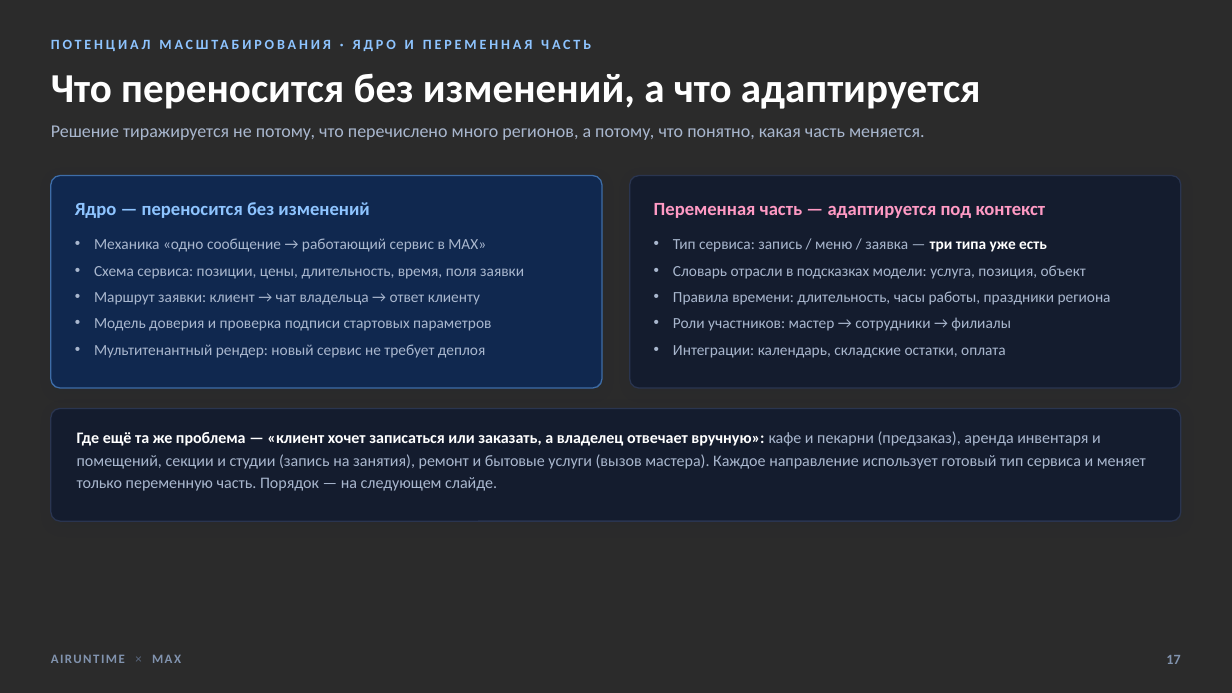
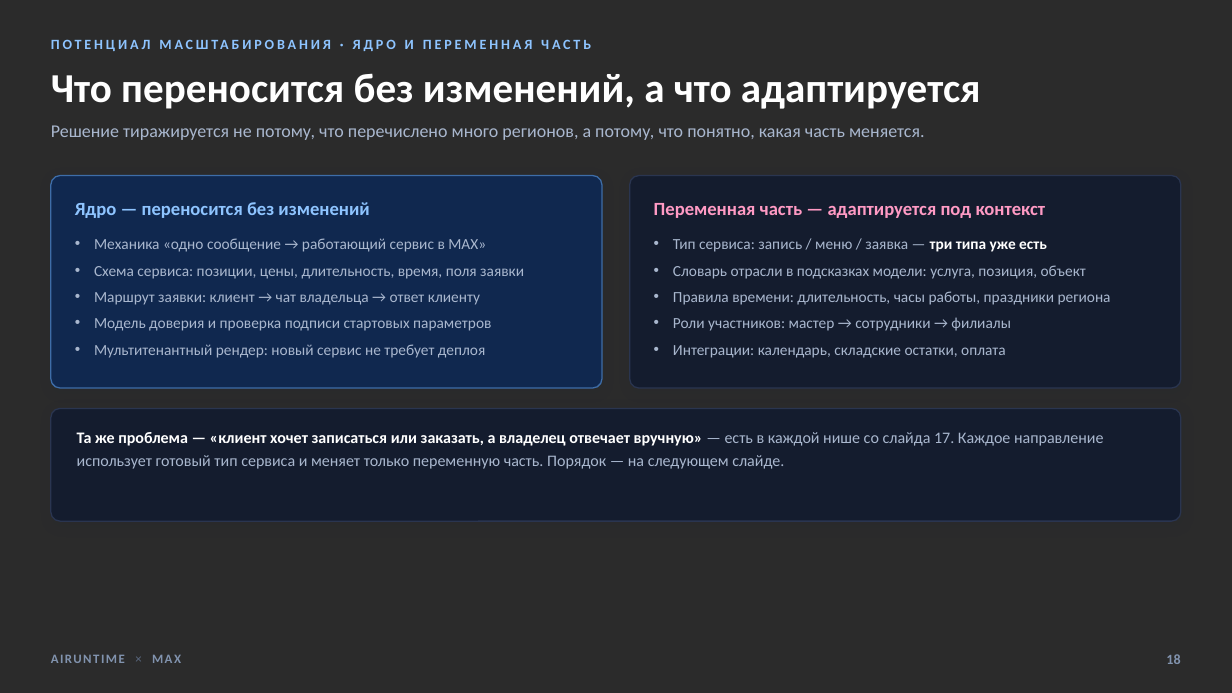
Before and after one commit to airuntime-ru/airuntime, a slide deck: slide 18 of docs/max-presentation/presentation.pptx (slide 17 before the commit). Drawn at 1232x693 pixels with LibreOffice and Linux fonts; fonts in the diff are those of the drawing; background and template pictures are left out; a plain dark background stands for a picture behind light text. Boxes give left, top, right and bottom in pixels: in the first picture for what was removed or moved away, otherwise in the second. Text is boxed around its words. In the diff, an @@ line names an element or a change of style, - is before the commit and + after.

```diff
--- a/docs/max-presentation/presentation.pptx
+++ b/docs/max-presentation/presentation.pptx
@@ text at (77,432,1104,469): text changed @@
-Где ещё та же проблема — «клиент хочет записаться или заказать, а владелец отвечает вручную»: кафе и пекарни (предзаказ), аренда инвентаря и помещений, секции и студии (запись на занятия), ремонт и бытовые услуги (вызов мастера). Каждое направление использует готовый тип сервиса и меняет только переменную часть. Порядок — на следующем слайде.
+Та же проблема — «клиент хочет записаться или заказать, а владелец отвечает вручную» — есть в каждой нише со слайда 17. Каждое направление использует готовый тип сервиса и меняет только переменную часть. Порядок — на следующем слайде.
@@ text at (1166,654,1180,664): text changed @@
-17
+18
```
Also in this commit, not shown: 18 other slides changed, 2 slides added, 1 slide removed, 33 other files.
